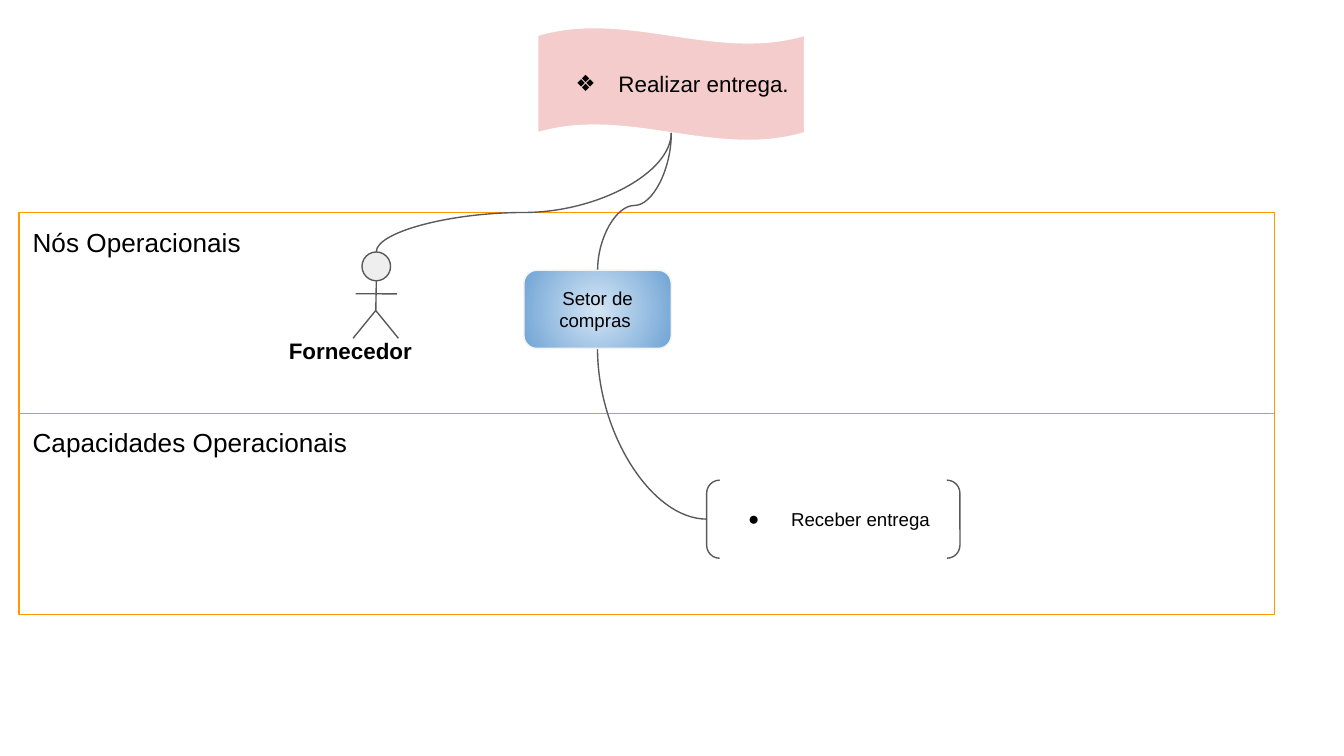
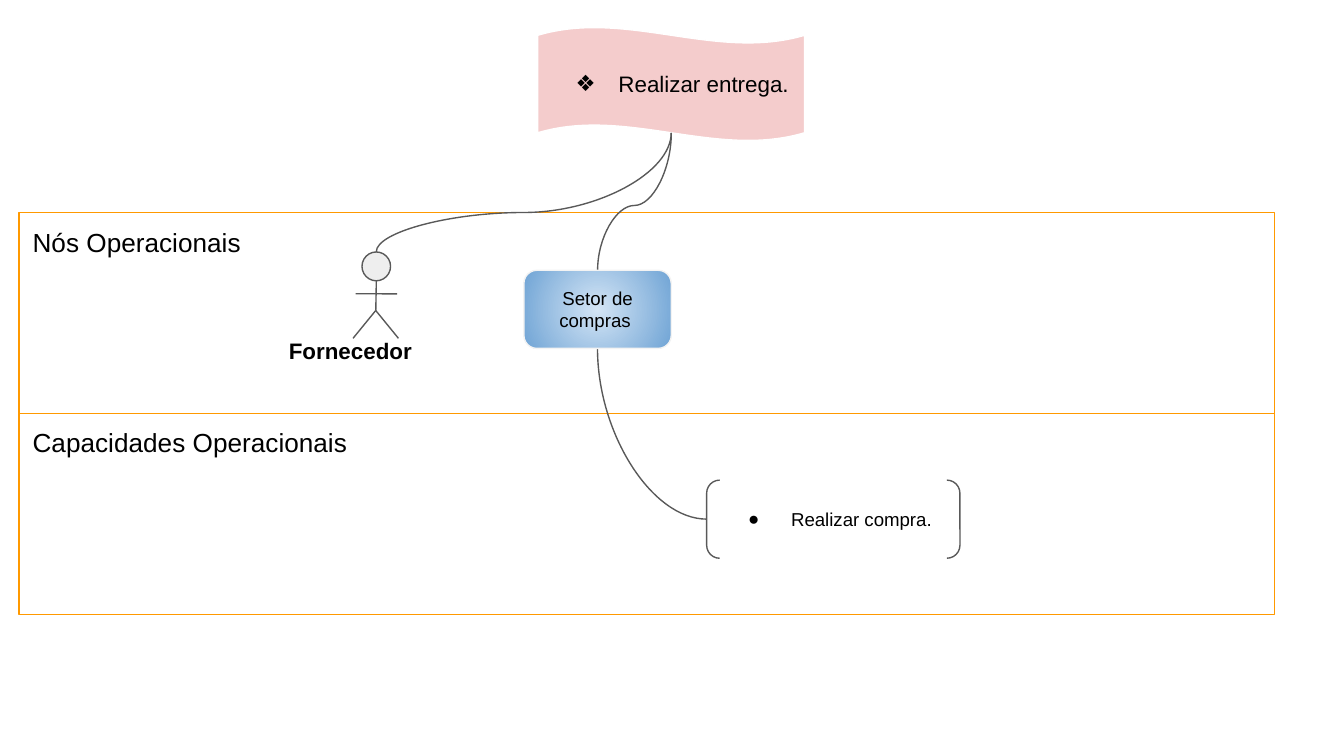
Before and after one commit to OPEBarbearia/projeto-barbearia, a slide deck: slide 6 of 15. Arquitetura de Negócio para cada Cenário.pptx (slide 5 before the commit). Drawn at 1344x756 pixels with LibreOffice and Linux fonts; fonts in the diff are those of the drawing. Boxes give left, top, right and bottom in pixels: in the first picture for what was removed or moved away, otherwise in the second. Text is boxed around its words. In the diff, an @@ line names an element or a change of style, - is before the commit and + after.

```diff
--- a/15. Arquitetura de Negócio para cada Cenário.pptx
+++ b/15. Arquitetura de Negócio para cada Cenário.pptx
@@ text in bracket pair at (791, 512, 931, 530): text changed @@
-● Receber entrega
+● Realizar compra.
```
Also in this commit, not shown: 2 other slides changed, 1 slide added, 7 other files.
